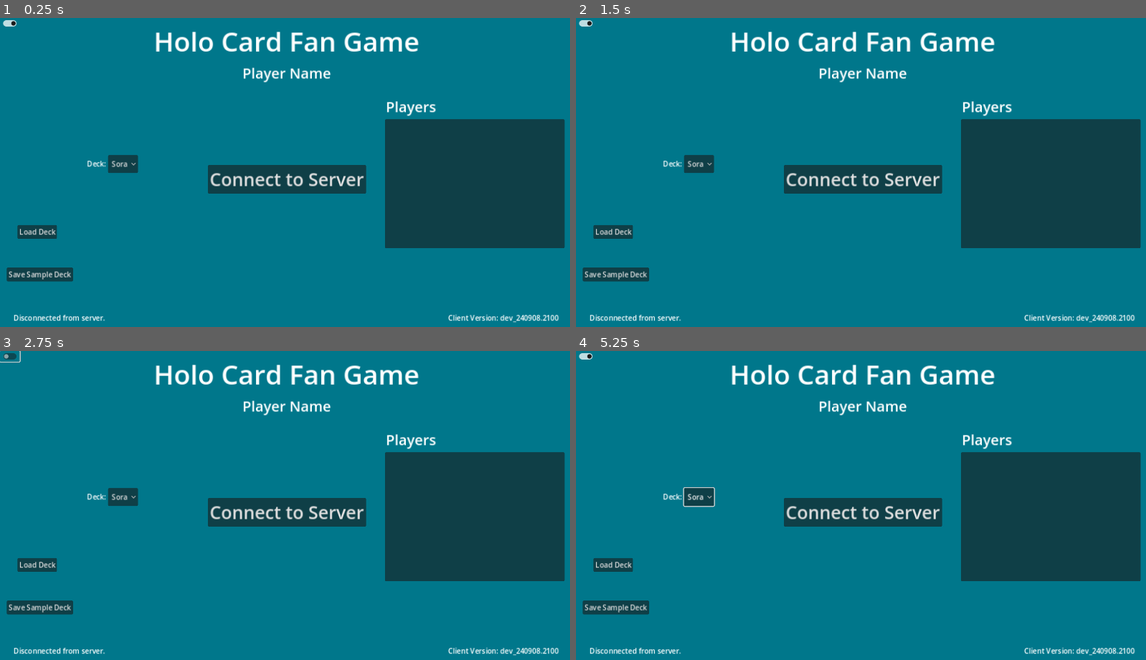
Above: before the commit, frames 1-4 (two rows, left to right).
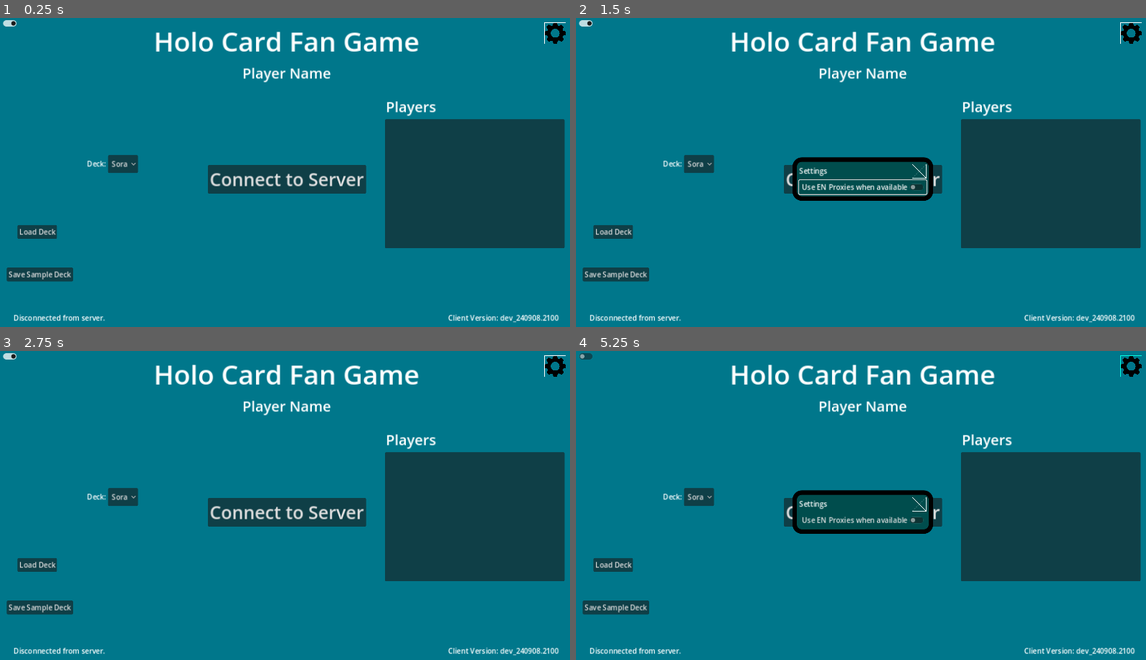
Above: after the commit, the same moments.

Repository: daniel-k-taylor/holocardclient
Game: Godot game, scene res://scenes/main.tscn
Same seed, same stepped clock (60 frames per second), same inputs: the game is played once before the commit and once after it.
Inputs (mouse positions are in pixels of both pictures, inside the frame that each line leads up to):
- Up to frame 1 (0.25 s): no input
- Up to frame 2 (1.5 s): click (1128, 33) at 0.52 s; click (861, 187) at 1.25 s, where only the run after the commit has a clickable "Use EN Proxies when available"
- Up to frame 3 (2.75 s): click (11, 357) at 2 s
- Up to frame 4 (5.25 s): click "Sora" at 2.75 s; click (587, 357) at 3.5 s; click "Sora" at 4.25 s; click (1128, 366) at 5.02 s

The runs differ from the first frame. In frame 1, 0.1% of the frame differs, in the area x 95-100%, y 1-9%; in frame 2, 2.3%; in frame 3, 0.2%; in frame 4, 2.4%, in the area x 0-100%, y 0-60%.

Commit message:
Add images and settings page

Diff:
--- a/globals/global_settings.gd
+++ b/globals/global_settings.gd
@@ -1,4 +1,6 @@
 extends Node
+
+signal settings_loaded
 
 const ReleaseLoggingEnabled = false # If true, log even on release builds.
 const UseAzureServerAlways = false # If true, always defaults to the azure server. Otherwise release=Azure, dev=local.
@@ -6,6 +8,13 @@
 const ReplayVersion = 1 # Increment this when you break replay compatibility.
 
 var LoggingEnabled : bool = true
+
+const UseEnProxies = "UseEnProxies"
+const user_settings_file = "user://settings.json"
+
+var user_settings = {
+	UseEnProxies: true,
+}
 
 func get_client_version() -> String:
 	var prepend = ""
@@ -29,8 +38,29 @@
 		return true
 	return OS.is_debug_build()
 
-func load_persistent_settings() -> bool:
-	return true
-
 func toggle_logging(toggle_on : bool) -> void:
 	LoggingEnabled = toggle_on
+
+func get_user_setting(setting_name : String):
+	return user_settings[setting_name]
+
+func save_user_setting(setting_name : String, value):
+	user_settings[setting_name] = value
+	save_persistent_settings()
+
+func save_persistent_settings():
+	var file = FileAccess.open(user_settings_file, FileAccess.WRITE)
+	file.store_line(JSON.stringify(user_settings))
+
+func load_persistent_settings() -> bool:  # returns success code
+	if not FileAccess.file_exists(user_settings_file):
+		print("Unable to load settings file.")
+		return false # Error! We don't have a save to load.
+
+	var file = FileAccess.open(user_settings_file, FileAccess.READ)
+	var text = file.get_as_text()
+	var json = JSON.parse_string(text)
+	print("Settings json: %s" % text)
+	user_settings = json
+	settings_loaded.emit()
+	return true
--- a/scenes/game/card_base.gd
+++ b/scenes/game/card_base.gd
@@ -122,7 +122,15 @@
 		overlay_root.visible = false
 		damage_indicator.visible = false
 	else:
-		card_image.texture = load("res://assets/cards/" + _definition_id + ".png")
+		var jp_path = "res://assets/cards/" + _definition_id + ".png"
+		var en_path = "res://assets/cards/en/" + _definition_id  + ".jpg"
+		# Check if the en card exists.
+		var use_en_proxies = GlobalSettings.get_user_setting(GlobalSettings.UseEnProxies)
+		if use_en_proxies and FileAccess.file_exists(en_path):
+			card_image.texture = load(en_path)
+			overlay_root.visible = false
+		else:
+			card_image.texture = load(jp_path)
 	set_button_visible(false)
 	_update_stats()
 	_update_english_text()
@@ -165,6 +173,8 @@
 	_update_stats()
 	_update_english_text()
 	card_image.mouse_filter = Control.MOUSE_FILTER_IGNORE
+	overlay_root.visible = card.overlay_root.visible
+
 
 func is_holomem_card():
 	return _card_type in ["holomem_debut", "holomem_bloom", "holomem_spot"]
--- a/scenes/game/multichoicebutton.gd
+++ b/scenes/game/multichoicebutton.gd
@@ -4,13 +4,15 @@
 
 signal button_pressed(value)
 
+@onready var button_label = $MarginContainer/Label
+@onready var button : Button = $Button
+
 @export var button_label_text : String :
 	set(value):
 		button_label_text = value
-		button_label.text = button_label_text
+		if button_label:
+			button_label.text = button_label_text
 
-@onready var button_label = $MarginContainer/Label
-@onready var button : Button = $Button
 
 const EnabledColor = Color(1.0, 1.0, 1.0)
 const DisabledColor = Color(0.43, 0.43, 0.43)
--- a/scenes/menu/main_menu.gd
+++ b/scenes/menu/main_menu.gd
@@ -285,7 +285,6 @@
 	var content = JSON.stringify(get_starter_deck())
 	file.store_string(content)
 
-
 func _on_open_file_dialog_file_selected(path: String) -> void:
 	load_deck([FileAccess.get_file_as_string(path)])
 
@@ -318,3 +317,7 @@
 			"hY02-001": 10
 		}
 	}
+
+
+func _on_settings_button_pressed() -> void:
+	$SettingsWindow.show_settings()
--- a/scenes/menu/main_menu.tscn
+++ b/scenes/menu/main_menu.tscn
@@ -1,8 +1,11 @@
-[gd_scene load_steps=4 format=3 uid="uid://dl8ct7vpm73vm"]
+[gd_scene load_steps=7 format=3 uid="uid://dl8ct7vpm73vm"]
 
 [ext_resource type="Theme" uid="uid://dpxwceaf3f35h" path="res://themes/menubuttontheme.tres" id="1_i5wud"]
 [ext_resource type="Script" path="res://scenes/menu/main_menu.gd" id="1_wc6th"]
 [ext_resource type="PackedScene" uid="uid://wmclosx28ofb" path="res://scenes/misc/modal_dialog.tscn" id="3_6lbr4"]
+[ext_resource type="PackedScene" uid="uid://blev8t8g4iq0m" path="res://scenes/misc/icon_button.tscn" id="4_1cxk2"]
+[ext_resource type="Texture2D" uid="uid://byu4ays6kt1da" path="res://assets/icons/gear.png" id="5_rki3m"]
+[ext_resource type="PackedScene" uid="uid://dqeoyiig2xv07" path="res://scenes/misc/settings_window.tscn" id="6_gl1g0"]
 
 [node name="MainMenu" type="Control"]
 layout_mode = 3
@@ -154,7 +157,7 @@
 text = "Player Name"
 horizontal_alignment = 1
 
-[node name="Label" type="Label" parent="."]
+[node name="PlayersLabel" type="Label" parent="."]
 layout_mode = 0
 offset_left = 861.0
 offset_top = 175.0
@@ -162,6 +165,15 @@
 offset_bottom = 220.0
 theme_override_font_sizes/font_size = 32
 text = "Players"
+
+[node name="SettingsButton" parent="." instance=ExtResource("4_1cxk2")]
+custom_minimum_size = Vector2(48, 48)
+layout_mode = 0
+offset_left = 1215.0
+offset_top = 10.0
+offset_right = 1263.0
+offset_bottom = 58.0
+texture = ExtResource("5_rki3m")
 
 [node name="SampleDeckButton" type="Button" parent="."]
 layout_mode = 0
@@ -197,6 +209,10 @@
 visible = false
 layout_mode = 0
 anchors_preset = 0
+anchor_right = 0.0
+anchor_bottom = 0.0
+grow_horizontal = 1
+grow_vertical = 1
 
 [node name="CustomDeckLabel" type="Label" parent="."]
 layout_mode = 0
@@ -206,11 +222,16 @@
 offset_bottom = 490.0
 text = "Custom Deck Loaded"
 
+[node name="SettingsWindow" parent="." instance=ExtResource("6_gl1g0")]
+visible = false
+layout_mode = 0
+
 [connection signal="pressed" from="MainButtons/PlayAIButton" to="." method="_on_play_ai_button_pressed"]
 [connection signal="pressed" from="MainButtons/ServerConnectButton" to="." method="_on_server_connect_button_pressed"]
 [connection signal="pressed" from="MainButtons/JoinQueueButton" to="." method="_on_join_queue_button_pressed"]
 [connection signal="pressed" from="MainButtons/LeaveQueueButton" to="." method="_on_leave_queue_button_pressed"]
 [connection signal="toggled" from="DebugSpewButton" to="." method="_on_debug_spew_button_toggled"]
+[connection signal="pressed" from="SettingsButton" to="." method="_on_settings_button_pressed"]
 [connection signal="pressed" from="SampleDeckButton" to="." method="_on_save_deck_button_pressed"]
 [connection signal="pressed" from="LoadDeckButton" to="." method="_on_load_deck_button_pressed"]
 [connection signal="file_selected" from="SaveFileDialog" to="." method="_on_save_file_dialog_file_selected"]
--- /dev/null
+++ b/scenes/misc/settings_window.gd
@@ -0,0 +1,16 @@
+extends CenterContainer
+
+@onready var use_en_proxies : CheckButton = $PanelContainer/MarginContainer/VBoxContainer/UseEnProxies
+
+func load_settings():
+	use_en_proxies.button_pressed = GlobalSettings.get_user_setting(GlobalSettings.UseEnProxies)
+
+func show_settings():
+	load_settings()
+	visible = true
+
+func close_window():
+	visible = false
+
+func change_setting(value, setting_name):
+	GlobalSettings.save_user_setting(setting_name, value)
--- /dev/null
+++ b/scenes/misc/settings_window.tscn
@@ -0,0 +1,64 @@
+[gd_scene load_steps=5 format=3 uid="uid://dqeoyiig2xv07"]
+
+[ext_resource type="Script" path="res://scenes/misc/settings_window.gd" id="1_1l533"]
+[ext_resource type="PackedScene" uid="uid://blev8t8g4iq0m" path="res://scenes/misc/icon_button.tscn" id="2_7d68x"]
+[ext_resource type="Texture2D" uid="uid://bcdguxmk5g843" path="res://assets/icons/x.png" id="3_7ubp8"]
+
+[sub_resource type="StyleBoxFlat" id="StyleBoxFlat_jebsj"]
+bg_color = Color(0, 0.301961, 0.301961, 1)
+border_width_left = 10
+border_width_top = 10
+border_width_right = 10
+border_width_bottom = 10
+border_color = Color(0, 0, 0, 1)
+corner_radius_top_left = 20
+corner_radius_top_right = 20
+corner_radius_bottom_right = 20
+corner_radius_bottom_left = 20
+
+[node name="SettingsWindow" type="CenterContainer"]
+custom_minimum_size = Vector2(1280, 720)
+script = ExtResource("1_1l533")
+
+[node name="FullscreenClose" type="Button" parent="."]
+modulate = Color(1, 1, 1, 0)
+custom_minimum_size = Vector2(1280, 720)
+layout_mode = 2
+
+[node name="PanelContainer" type="PanelContainer" parent="."]
+layout_mode = 2
+theme_override_styles/panel = SubResource("StyleBoxFlat_jebsj")
+
+[node name="MarginContainer" type="MarginContainer" parent="PanelContainer"]
+layout_mode = 2
+theme_override_constants/margin_left = 5
+theme_override_constants/margin_top = 5
+theme_override_constants/margin_right = 5
+theme_override_constants/margin_bottom = 5
+
+[node name="VBoxContainer" type="VBoxContainer" parent="PanelContainer/MarginContainer"]
+layout_mode = 2
+
+[node name="TitleBar" type="HBoxContainer" parent="PanelContainer/MarginContainer/VBoxContainer"]
+layout_mode = 2
+
+[node name="Title" type="Label" parent="PanelContainer/MarginContainer/VBoxContainer/TitleBar"]
+layout_mode = 2
+text = "Settings"
+
+[node name="MarginContainer" type="MarginContainer" parent="PanelContainer/MarginContainer/VBoxContainer/TitleBar"]
+layout_mode = 2
+size_flags_horizontal = 3
+
+[node name="IconButton" parent="PanelContainer/MarginContainer/VBoxContainer/TitleBar" instance=ExtResource("2_7d68x")]
+custom_minimum_size = Vector2(32, 32)
+layout_mode = 2
+texture = ExtResource("3_7ubp8")
+
+[node name="UseEnProxies" type="CheckButton" parent="PanelContainer/MarginContainer/VBoxContainer"]
+layout_mode = 2
+text = "Use EN Proxies when available"
+
+[connection signal="pressed" from="FullscreenClose" to="." method="close_window"]
+[connection signal="pressed" from="PanelContainer/MarginContainer/VBoxContainer/TitleBar/IconButton" to="." method="close_window"]
+[connection signal="toggled" from="PanelContainer/MarginContainer/VBoxContainer/UseEnProxies" to="." method="change_setting" binds= ["UseEnProxies"]]
Binary file added: assets/cards/en/hSD01-001.jpg
Not shown, added: assets/cards/en/hSD01-001.jpg.import
Binary file added: assets/cards/en/hSD01-002.jpg
Not shown, added: assets/cards/en/hSD01-002.jpg.import
Binary file added: assets/cards/en/hSD01-003.jpg
Not shown, added: assets/cards/en/hSD01-003.jpg.import
Binary file added: assets/cards/en/hSD01-004.jpg
Not shown, added: assets/cards/en/hSD01-004.jpg.import
Binary file added: assets/cards/en/hSD01-005.jpg
Not shown, added: assets/cards/en/hSD01-005.jpg.import
Binary file added: assets/cards/en/hSD01-006.jpg
Not shown, added: assets/cards/en/hSD01-006.jpg.import
(and 216 more such lines)
